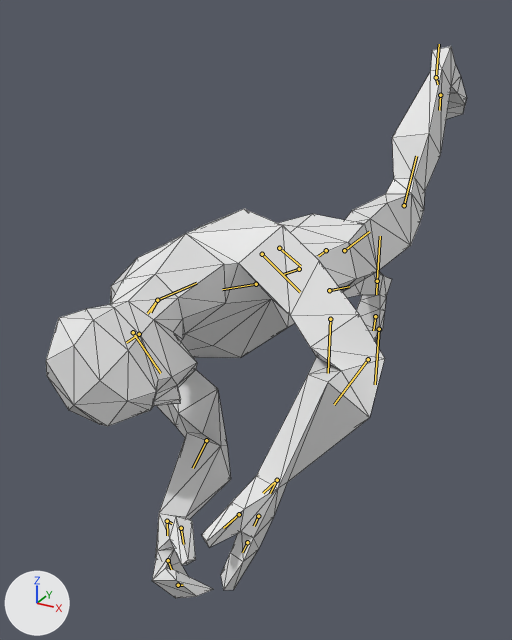
Two versions of the glTF model src/images/objects/characters/basic-hero2.glb, one commit apart.
Camera for both pictures: a 50 mm lens placed at (6.34, -21.89, 4.61), pointed at (-0.76, -8.98, -1.84). The lights are fixed; the arrows at lower left show +X, +Y and +Z. Both versions are drawn at frame 1 of the action 'ShootHandGunUpper'; the numbers are the values there. The bones that bend it are drawn over the model as lines. Mesh edges are drawn as thin lines.

In view in the first picture: 'hero-basic'.
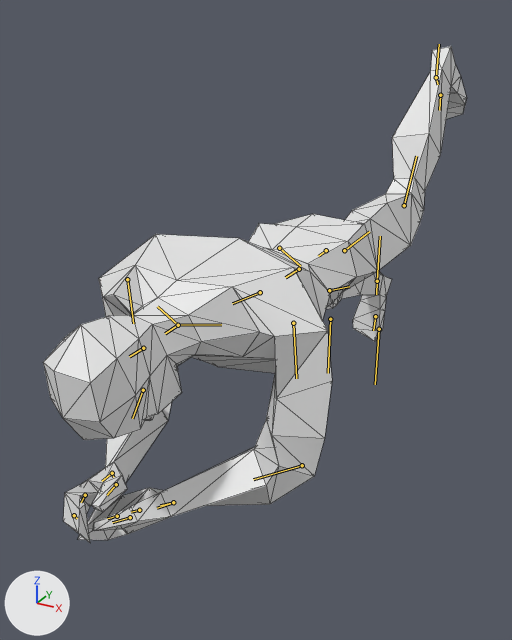
Pixel boxes [x1, y1, x2, y2] of what changed, in the pictures (512 x 640 px):
'hero-basic', posed (10% shorter): before [46, 46, 466, 598]; after [43, 46, 466, 543]
bone 'Spine1', root to tip: before (299, 269) to (284, 274); after (299, 269) to (285, 277)
bone 'Spine2', root to tip: before (256, 284) to (222, 289); after (260, 292) to (232, 303)
bone 'Neck', root to tip: before (157, 300) to (150, 312); after (178, 325) to (165, 333)
bone 'Head', root to tip: before (139, 334) to (126, 342); after (143, 348) to (129, 356)
bone 'Sholder.L', root to tip: before (157, 300) to (196, 283); after (178, 325) to (221, 324)
bone 'UpperArm.L', root to tip: before (262, 254) to (300, 292); after (293, 323) to (296, 378)
bone 'Sholder.R', root to tip: before (157, 300) to (147, 313); after (178, 325) to (157, 306)
bone 'LowerArm.R', root to tip: before (206, 440) to (193, 468); after (143, 390) to (132, 418)
bone 'Palm.R', root to tip: before (167, 521) to (167, 535); after (112, 473) to (102, 481)
bone 'ThumbBase.R', root to tip: before (167, 521) to (172, 523); after (112, 473) to (113, 477)

Patch to the scene script:
```diff
--- a/src/images/objects/characters/basic-hero2.glb.py
+++ b/src/images/objects/characters/basic-hero2.glb.py
@@ bone_spine1 @@
 bone_spine1 = bpy.data.objects['Armature'].pose.bones['Spine1']  # child of 'Root'
-bone_spine1.rotation_quaternion = (0.993, -0.046, -0.103, 0.028)  # degrees (-6, -12, 4)
+bone_spine1.rotation_quaternion = (1.0, 0.0, 0.0, 0.0)  # degrees (0, 0, 0)
@@ bone_spine2 @@
 bone_spine2 = bpy.data.objects['Armature'].pose.bones['Spine2']  # child of 'Spine1'
-bone_spine2.rotation_quaternion = (0.959, 0.0, 0.282, 0.035)  # degrees (1, 33, 5)
+bone_spine2.rotation_quaternion = (0.988, -0.007, -0.156, -0.005)  # degrees (-1, -18, 0)
@@ bone_neck @@
 bone_neck = bpy.data.objects['Armature'].pose.bones['Neck']  # child of 'Spine2'
-bone_neck.rotation_quaternion = (0.987, 0.053, 0.151, 0.026)  # degrees (7, 17, 4)
+bone_neck.rotation_quaternion = (0.953, -0.127, 0.275, 0.028)  # degrees (-15, 32, -1)
@@ bone_head @@
 bone_head = bpy.data.objects['Armature'].pose.bones['Head']  # child of 'Neck'
-bone_head.rotation_quaternion = (1.0, 0.0, 0.0, 0.0)  # degrees (0, 0, 0)
+bone_head.rotation_quaternion = (0.975, 0.175, -0.135, -0.024)  # degrees (21, -15, -6)
@@ bone_sholder_l @@
 bone_sholder_l = bpy.data.objects['Armature'].pose.bones['Sholder.L']  # child of 'Spine2'
-bone_sholder_l.rotation_quaternion = (1.0, 0.0, 0.0, 0.0)  # degrees (0, 0, 0)
+bone_sholder_l.rotation_quaternion = (0.996, -0.086, -0.015, 0.006)  # degrees (-10, -2, 1)
@@ bone_upperarm_l @@
 bone_upperarm_l = bpy.data.objects['Armature'].pose.bones['UpperArm.L']  # child of 'Sholder.L'
-bone_upperarm_l.rotation_quaternion = (0.763, 0.486, 0.162, 0.394)  # degrees (61, -8, 50)
+bone_upperarm_l.rotation_quaternion = (0.656, 0.641, 0.159, 0.366)  # degrees (82, -15, 45)
@@ bone_sholder_r @@
 bone_sholder_r = bpy.data.objects['Armature'].pose.bones['Sholder.R']  # child of 'Spine2'
-bone_sholder_r.rotation_quaternion = (0.991, 0.118, -0.06, -0.028)  # degrees (14, -6, -4)
+bone_sholder_r.rotation_quaternion = (0.995, 0.042, -0.079, -0.042)  # degrees (5, -9, -5)
@@ bone_lowerarm_r @@
 bone_lowerarm_r = bpy.data.objects['Armature'].pose.bones['LowerArm.R']  # child of 'UpperArm.R'
-bone_lowerarm_r.rotation_quaternion = (0.813, -0.027, -0.062, -0.579)  # degrees (2, -8, -71)
+bone_lowerarm_r.rotation_quaternion = (0.719, -0.012, -0.222, -0.658)  # degrees (17, -20, -88)
@@ bone_palm_r @@
 bone_palm_r = bpy.data.objects['Armature'].pose.bones['Palm.R']  # child of 'LowerArm.R'
-bone_palm_r.rotation_quaternion = (0.946, -0.151, -0.142, 0.251)  # degrees (-21, -11, 32)
+bone_palm_r.rotation_quaternion = (0.917, -0.398, 0.0, -0.02)  # degrees (-47, -1, -2)
@@ bone_thumbbase_r @@
 bone_thumbbase_r = bpy.data.objects['Armature'].pose.bones['ThumbBase.R']  # child of 'LowerArm.R'
-bone_thumbbase_r.rotation_quaternion = (0.978, 0.058, 0.029, 0.2)  # degrees (7, 2, 23)
+bone_thumbbase_r.rotation_quaternion = (0.955, -0.244, -0.165, 0.037)  # degrees (-30, -17, 9)
```
